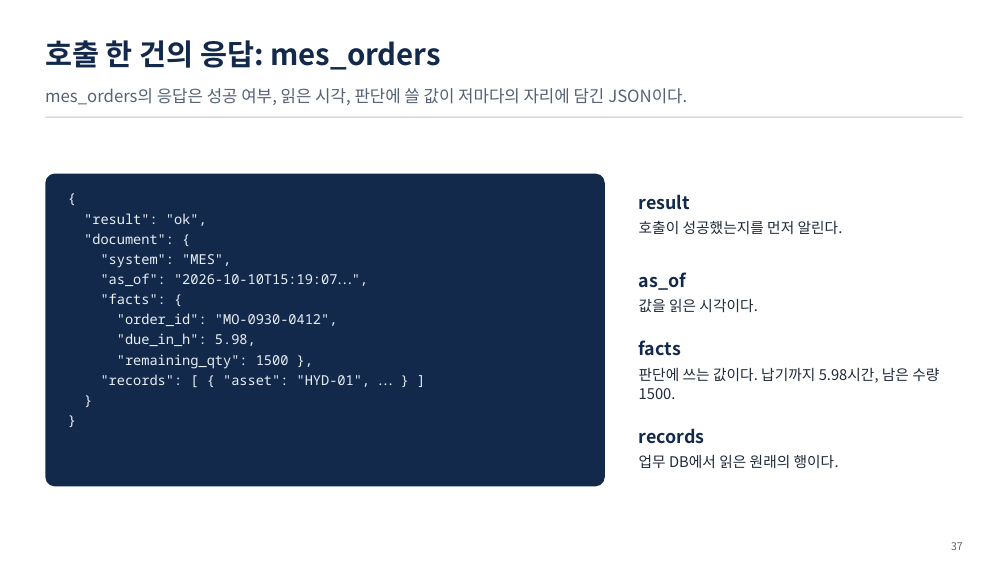
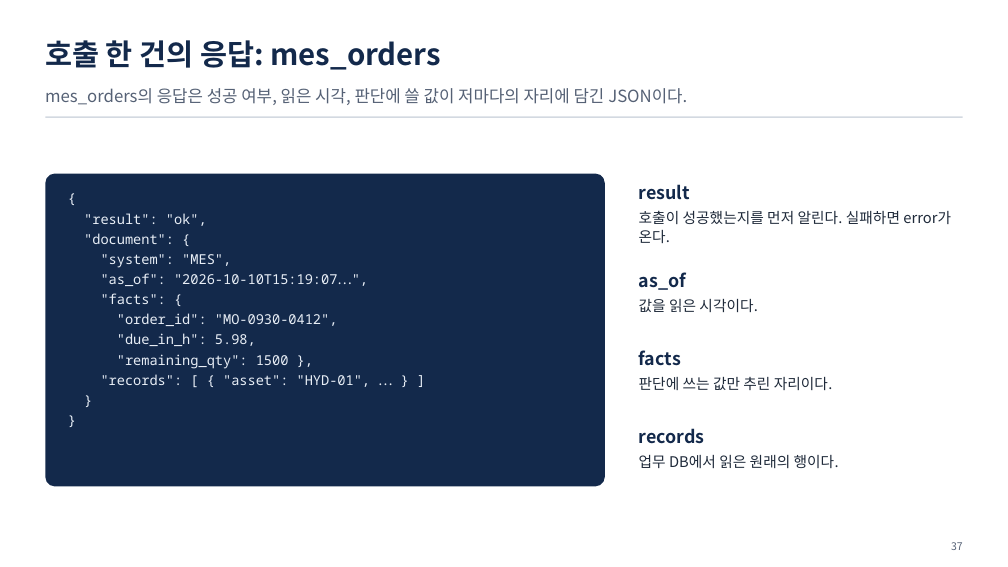
Before and after one commit to uengine-oss/hyd-iot-edu, a slide deck: slide 37 of docs/교재/통합반/06일차/통합반_06일차.pptx. Drawn at 1008x567 pixels with LibreOffice and Linux fonts; fonts in the diff are those of the drawing. Boxes give left, top, right and bottom in pixels: in the first picture for what was removed or moved away, otherwise in the second. Text is boxed around its words. In the diff, an @@ line names an element or a change of style, - is before the commit and + after.

```diff
--- a/docs/교재/통합반/06일차/통합반_06일차.pptx
+++ b/docs/교재/통합반/06일차/통합반_06일차.pptx
@@ text at [639, 210, 951, 243]: text changed @@
-호출이 성공했는지를 먼저 알린다.
+호출이 성공했는지를 먼저 알린다. 실패하면 error가 온다.
@@ text at [639, 377, 833, 390]: text changed @@
-판단에 쓰는 값이다. 납기까지 5.98시간, 남은 수량 1500.
+판단에 쓰는 값만 추린 자리이다.
```
Also in this commit, not shown: 11 other slides changed, 12 other files.
